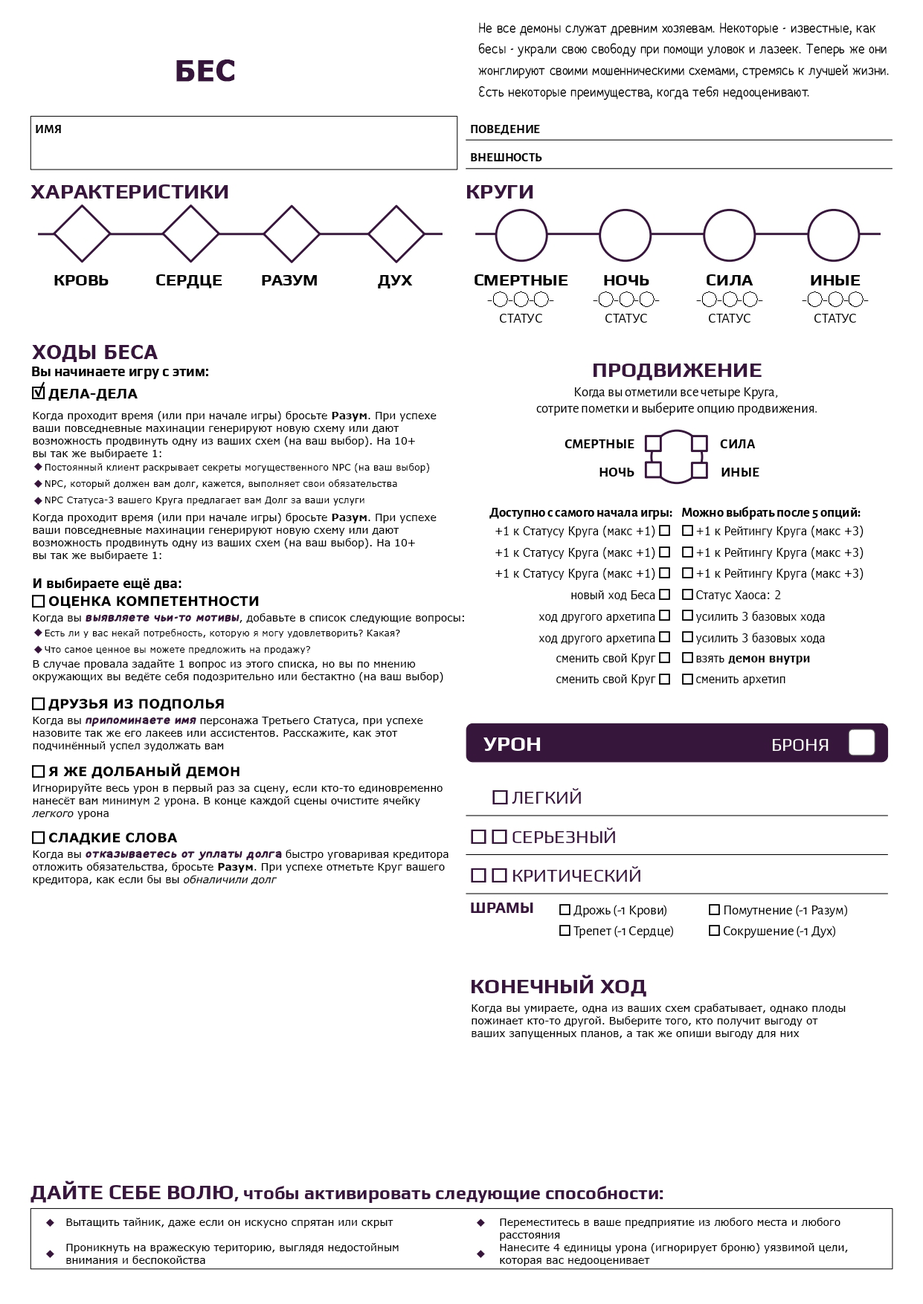
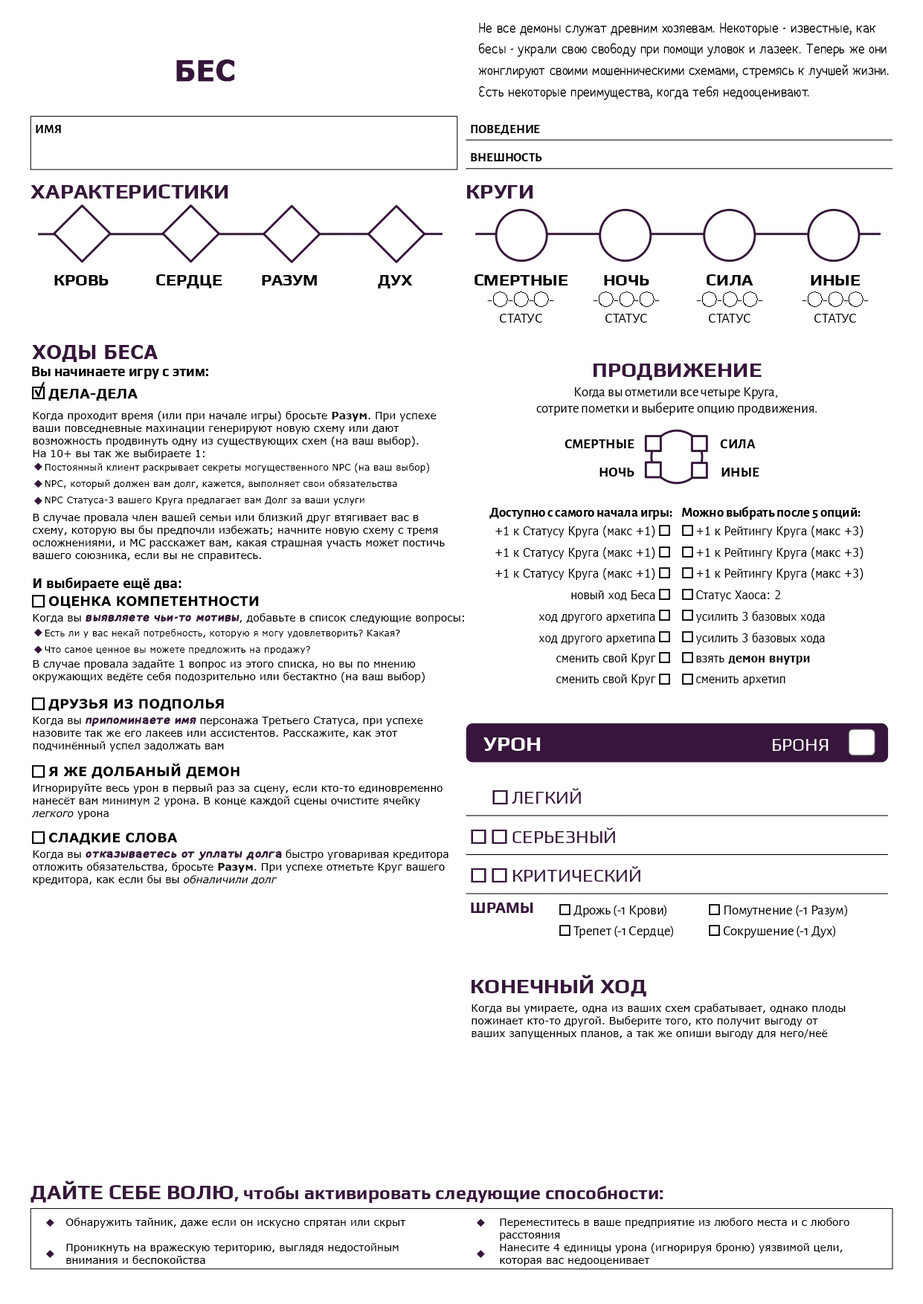
Before/after of a 923 x 1304 layered artwork. What changed in the layer stack:
painted on "Когда вы умираете, одна из ваших схем срабатывает, однако плоды" over [786, 1029, 828, 1039]
renamed "Переместитесь в ваше предприятие из любого места и любого расст" to "Переместитесь в ваше предприятие из любого места и с любого рас", painted on it over [705, 1217, 850, 1254]
renamed "Вытащить тайник, даже если он искусно спрятан или скрыт Проник" to "Обнаружить тайник, даже если он искусно спрятан или скрыт Прон", painted on it over [66, 1217, 406, 1229]
painted on "Когда вы припоминаете имя персонажа Третьего Статуса, при успех" over [149, 743, 224, 752]
painted on "В случае провала задайте 1 вопрос из этого списка, но вы по мне" (4th of 4, in "Группа 1") over [113, 672, 444, 683]
renamed "Когда проходит время (или при начале игры) бросьте Разум. При у копия" to "В случае провала член вашей семьи или близкий друг втягивает ва", painted on it over [32, 513, 445, 562]
painted on "Когда проходит время (или при начале игры) бросьте Разум. При у" over [32, 436, 419, 460]
